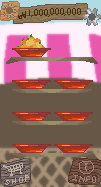
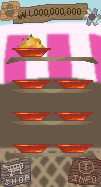
Comparing the layer stacks of the two 101 × 187 images. Changes:
added layer "snow" in group "weather" over box(2, 4, 18, 17)
hid "sun" over box(3, 4, 16, 17)
